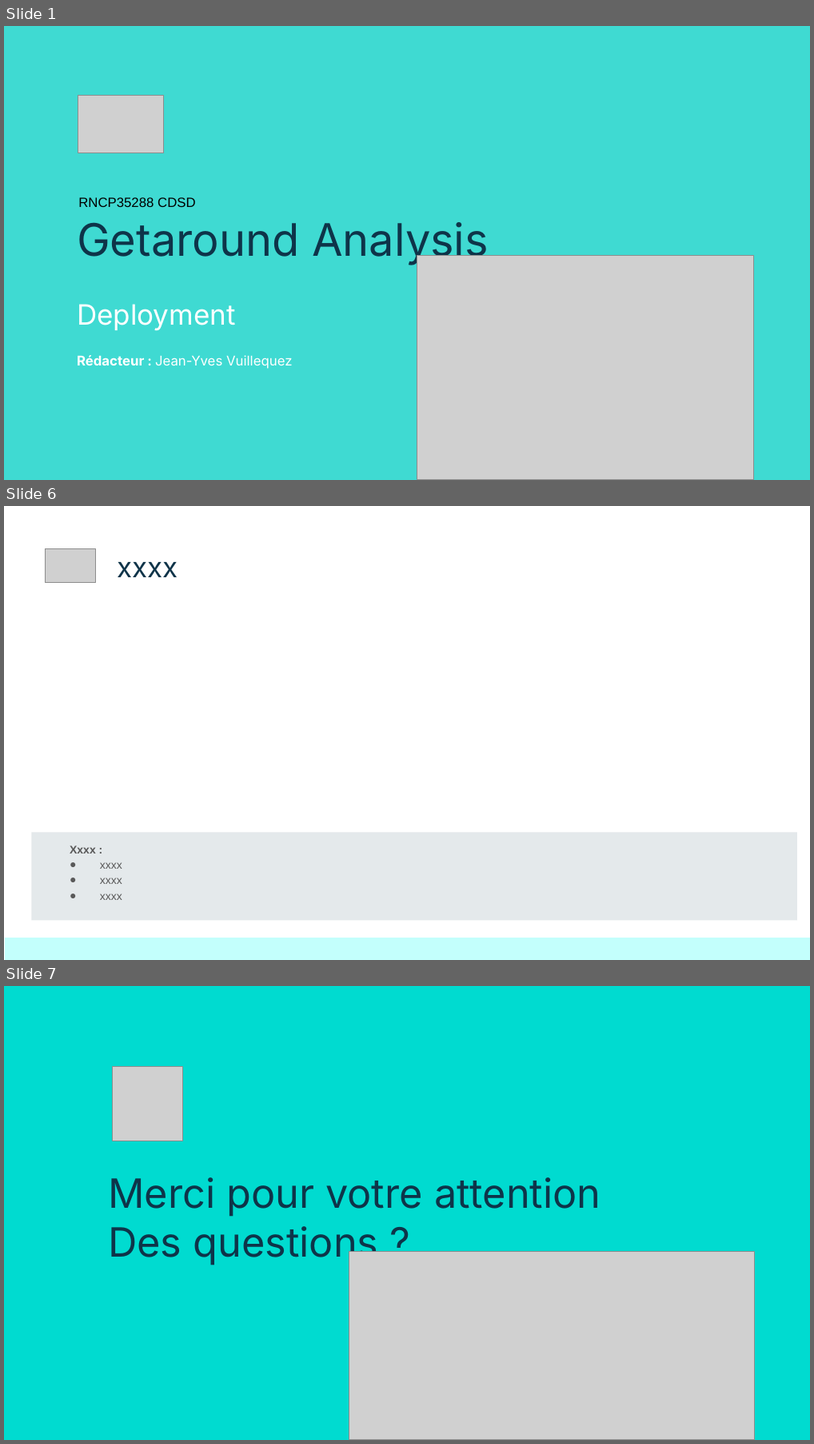
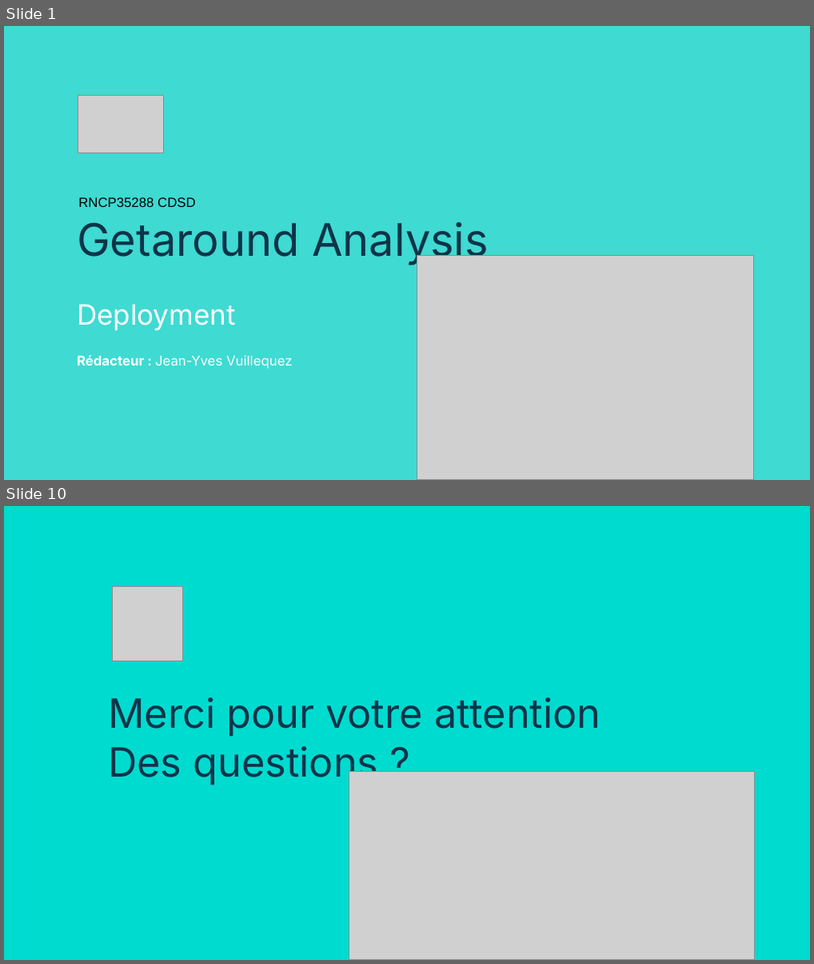
Before and after one commit to jyvuillequez/Bloc_05_Projet_Getaround, a slide deck: présentation/Bloc_05_Projet_Getaround.pptx. Shown one above the other, each under a label of ours: slides 1, 6 and 7 before the commit, slides 1 and 10 after it; the slides between them are not shown. The pictures are 814x1444 and 814x964 pixels, drawn with LibreOffice and Linux fonts; fonts in the diff are those of the drawing; grey boxes stand for pictures. Boxes give left, top, right and bottom in pixels: in the first picture for what was removed or moved away, otherwise in the second. Text is boxed around its words. In the diff, an @@ line names an element or a change of style, - is before the commit and + after.

```diff
--- a/présentation/Bloc_05_Projet_Getaround.pptx
+++ b/présentation/Bloc_05_Projet_Getaround.pptx
@@ slide 6 removed at <box>4,506,810,960</box>, background #FFFFFF @@
@@ picture removed at <box>45,548,96,583</box> @@
@@ title removed at <box>118,562,178,577</box> @@
-xxxx
@@ rectangle removed at <box>31,832,798,920</box> @@
@@ text removed at <box>70,845,122,900</box> @@
-Xxxx :
-● xxxx
-● xxxx
-● xxxx
@@ rectangle removed at <box>5,937,810,959</box> @@
@@ what was slide 7 is now slide 10 @@
```
Also in this commit, not shown: 4 slides changed, 4 slides added, 6 other files.
